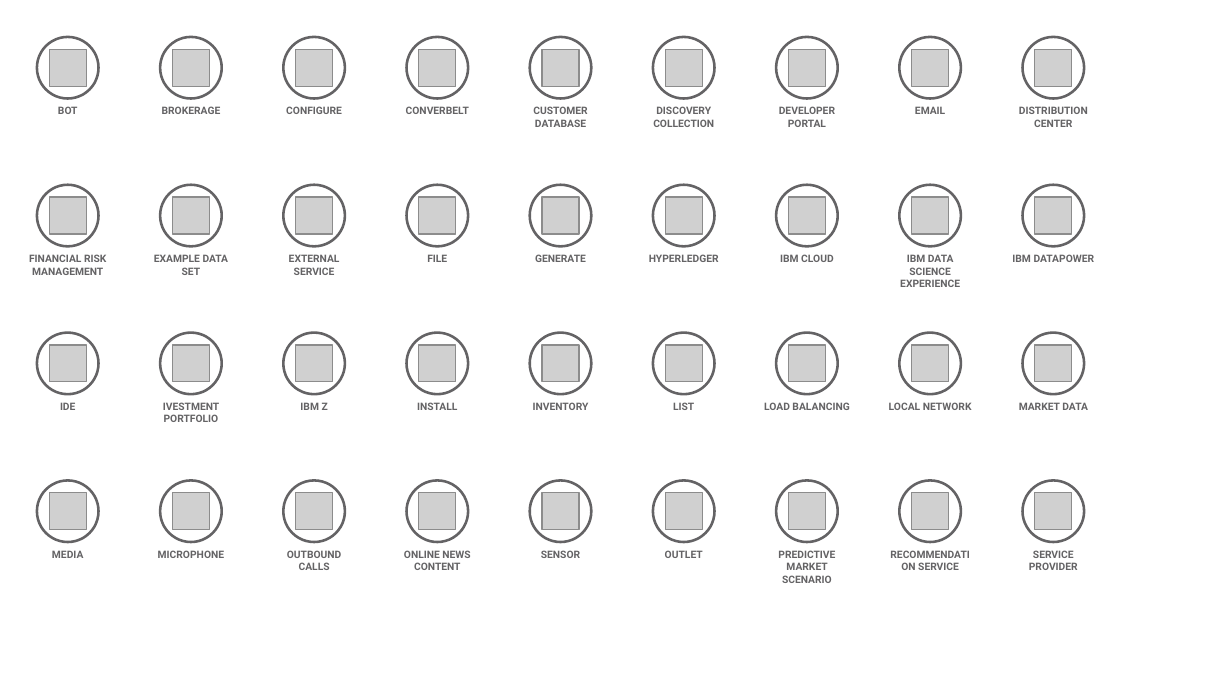
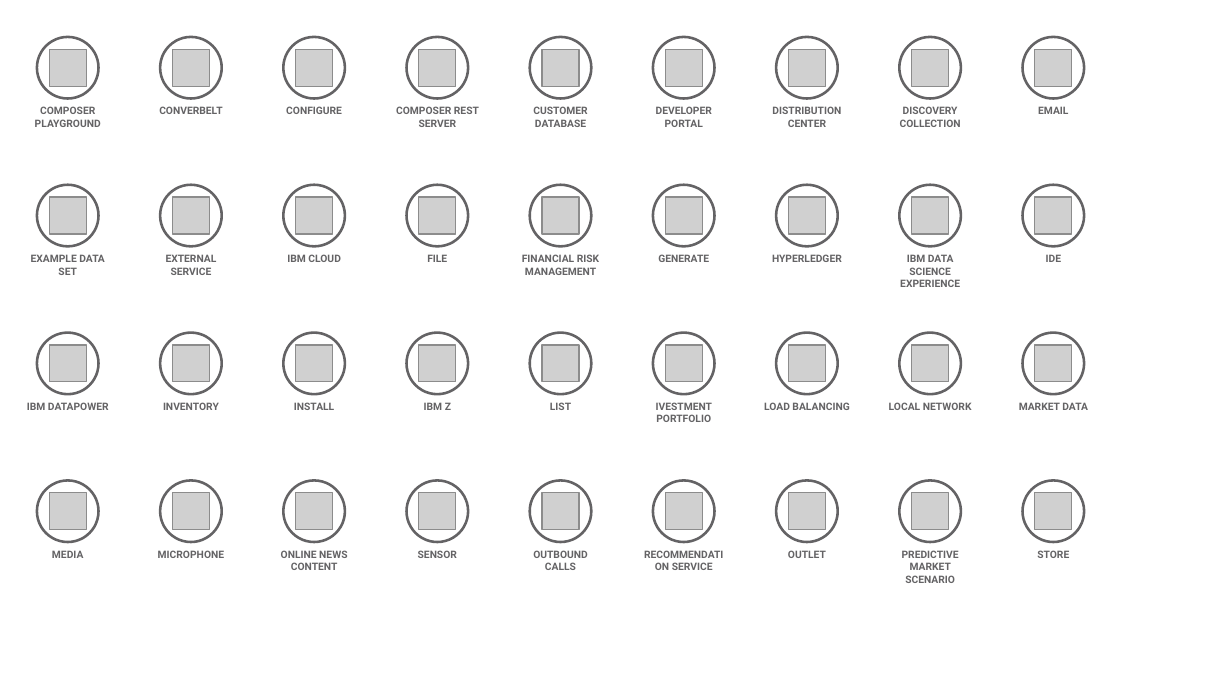
Before and after one commit to l2fprod/myarchitecture, a slide deck: slide 10 of mycatalog-architecture-diagram-template.pptx. Drawn at 1232x693 pixels with LibreOffice and Linux fonts; fonts in the diff are those of the drawing; grey boxes stand for pictures. Boxes give left, top, right and bottom in pixels: in the first picture for what was removed or moved away, otherwise in the second. Text is boxed around its words. In the diff, an @@ line names an element or a change of style, - is before the commit and + after.

```diff
--- a/mycatalog-architecture-diagram-template.pptx
+++ b/mycatalog-architecture-diagram-template.pptx
@@ text at (35, 106, 101, 127): text changed @@
-BOT
+COMPOSER PLAYGROUND
@@ text at (159, 106, 222, 114): text changed @@
-BROKERAGE
+CONVERBELT
@@ text at (396, 106, 479, 127): text changed @@
-CONVERBELT
+COMPOSER REST SERVER
@@ text "DISTRIBUTION CENTER": place and size @@
-text "DISTRIBUTION CENTER" at (1019, 106, 1088, 127)
+text "DISTRIBUTION CENTER" at (772, 106, 841, 127)
@@ text "DISCOVERY COLLECTION": place and size @@
-text "DISCOVERY COLLECTION" at (653, 106, 714, 127)
+text "DISCOVERY COLLECTION" at (900, 106, 961, 127)
@@ text "IBM CLOUD": place and size @@
-text "IBM CLOUD" at (780, 254, 834, 262)
+text "IBM CLOUD" at (287, 254, 341, 262)
@@ text "FINANCIAL RISK MANAGEMENT": place and size @@
-text "FINANCIAL RISK MANAGEMENT" at (29, 254, 106, 275)
+text "FINANCIAL RISK MANAGEMENT" at (522, 254, 599, 275)
@@ text at (1046, 254, 1061, 262): text changed @@
-IBM DATAPOWER
+IDE
@@ text at (27, 402, 109, 410): text changed @@
-IDE
+IBM DATAPOWER
@@ text at (163, 402, 219, 410): text changed @@
-IVESTMENT PORTFOLIO
+INVENTORY
@@ text removed at (533, 402, 589, 410) @@
-INVENTORY
@@ text added at (656, 402, 712, 422), 6 pt, text #646365, bold @@
+IVESTMENT PORTFOLIO
@@ 7 texts: place and size @@
-7 texts at (154, 106, 835, 570)
+7 texts at (31, 106, 712, 570)
@@ text "OUTBOUND CALLS": place and size @@
-text "OUTBOUND CALLS" at (287, 550, 342, 570)
+text "OUTBOUND CALLS" at (533, 550, 588, 570)
@@ text "RECOMMENDATION SERVICE": place and size @@
-text "RECOMMENDATION SERVICE" at (918, 562, 959, 570)
+text "RECOMMENDATION SERVICE" at (672, 562, 713, 570)
@@ 6 texts: place and size @@
-6 texts at (300, 106, 945, 583)
+6 texts at (424, 106, 1068, 583)
@@ text at (1037, 550, 1069, 558): text changed @@
-SERVICE PROVIDER
+STORE
```
Also in this commit, not shown: 15 other slides changed.
